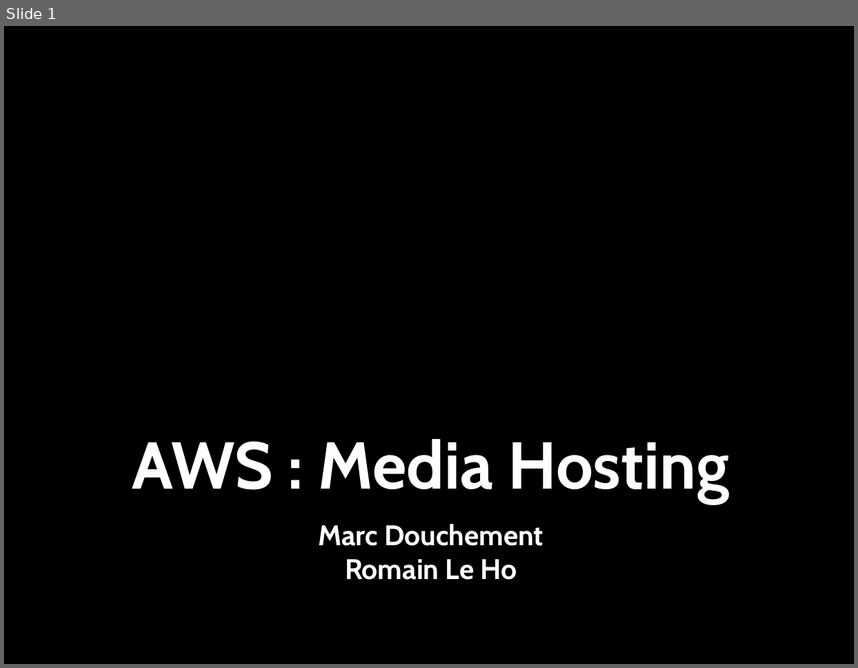
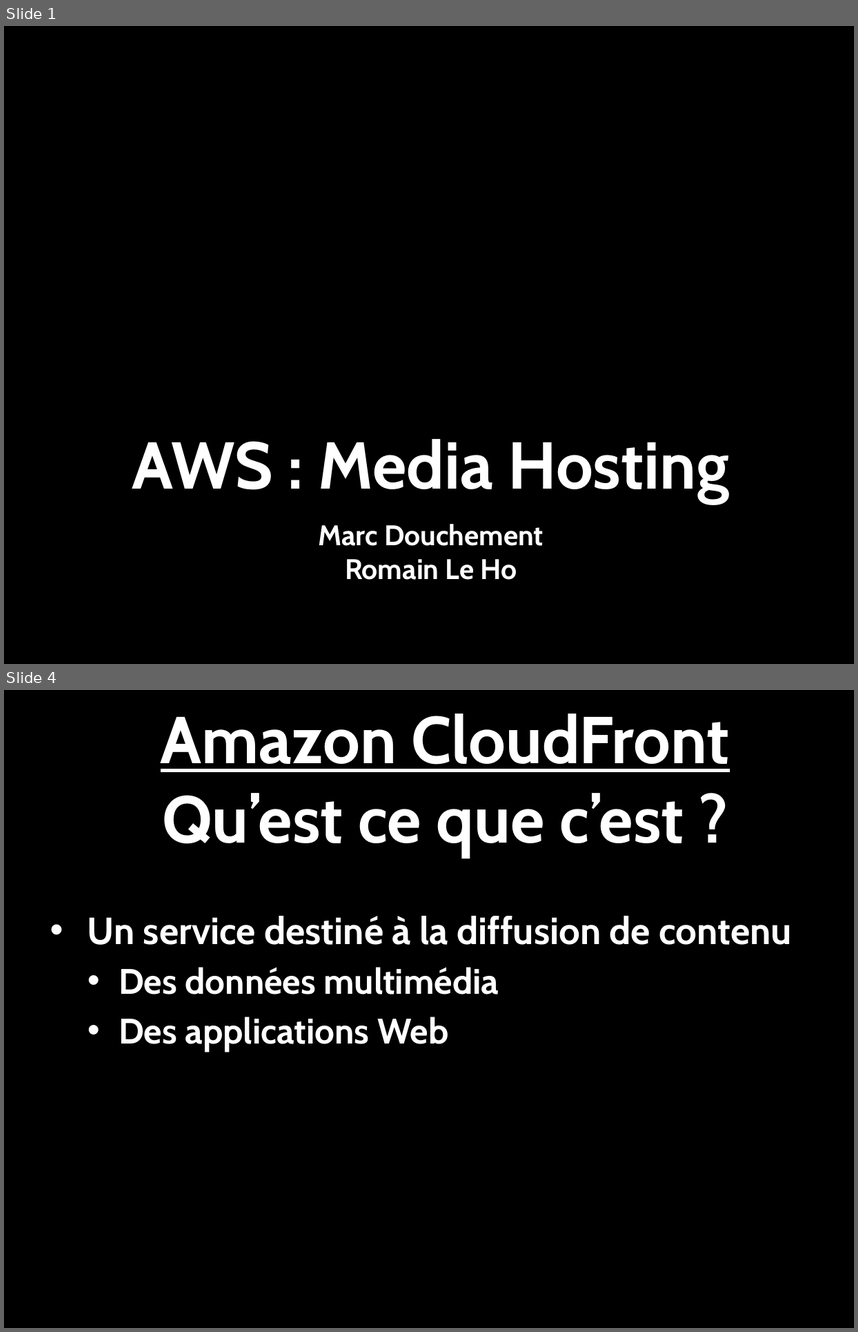
Before and after one commit to romfret/TLC, a slide deck: AWS - Media Hosting.pptx. Shown one above the other, each under a label of ours: slide 1 before the commit, slides 1 and 4 after it; the slides between them are not shown. The pictures are 858x668 and 858x1332 pixels, drawn with LibreOffice and Linux fonts; fonts in the diff are those of the drawing; background and template pictures are left out. Boxes give left, top, right and bottom in pixels: in the first picture for what was removed or moved away, otherwise in the second. Text is boxed around its words. In the diff, an @@ line names an element or a change of style, - is before the commit and + after.

```diff
--- a/AWS - Media Hosting.pptx
+++ b/AWS - Media Hosting.pptx
@@ slide 4 added at (4, 690, 854, 1328), background picture (left out) @@
@@ title added at (161, 713, 730, 857), 56 pt, text #FFFFFF, bold @@
+Amazon CloudFront
+Qu’est ce que c’est ?
@@ text added at (87, 916, 791, 1051), 30 pt, text #FFFFFF, bold @@
+  • Un service destiné à la diffusion de contenu
+    • Des données multimédia
+    • Des applications Web
```
Also in this commit, not shown: 9 slides changed, 2 other slides added.
